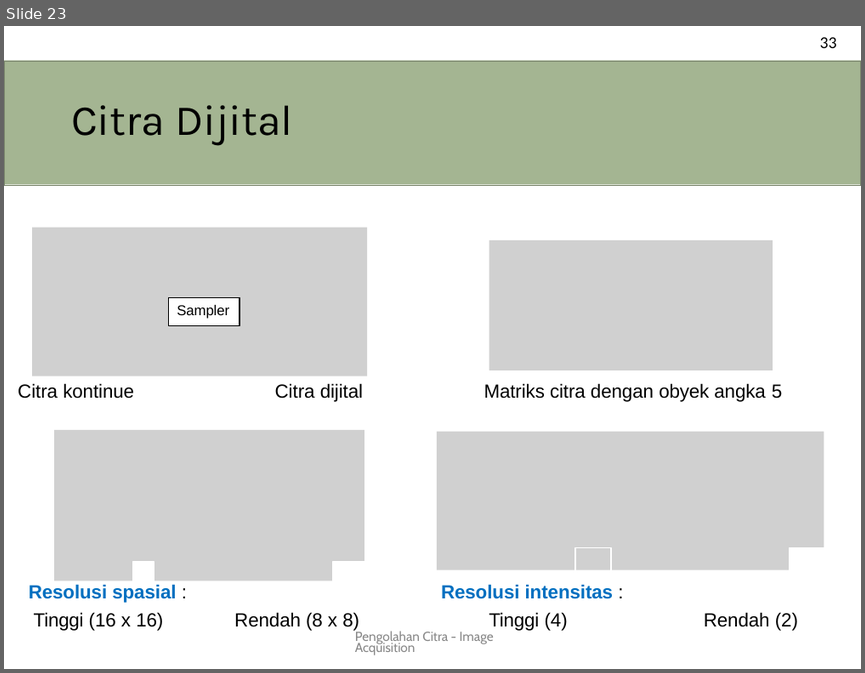
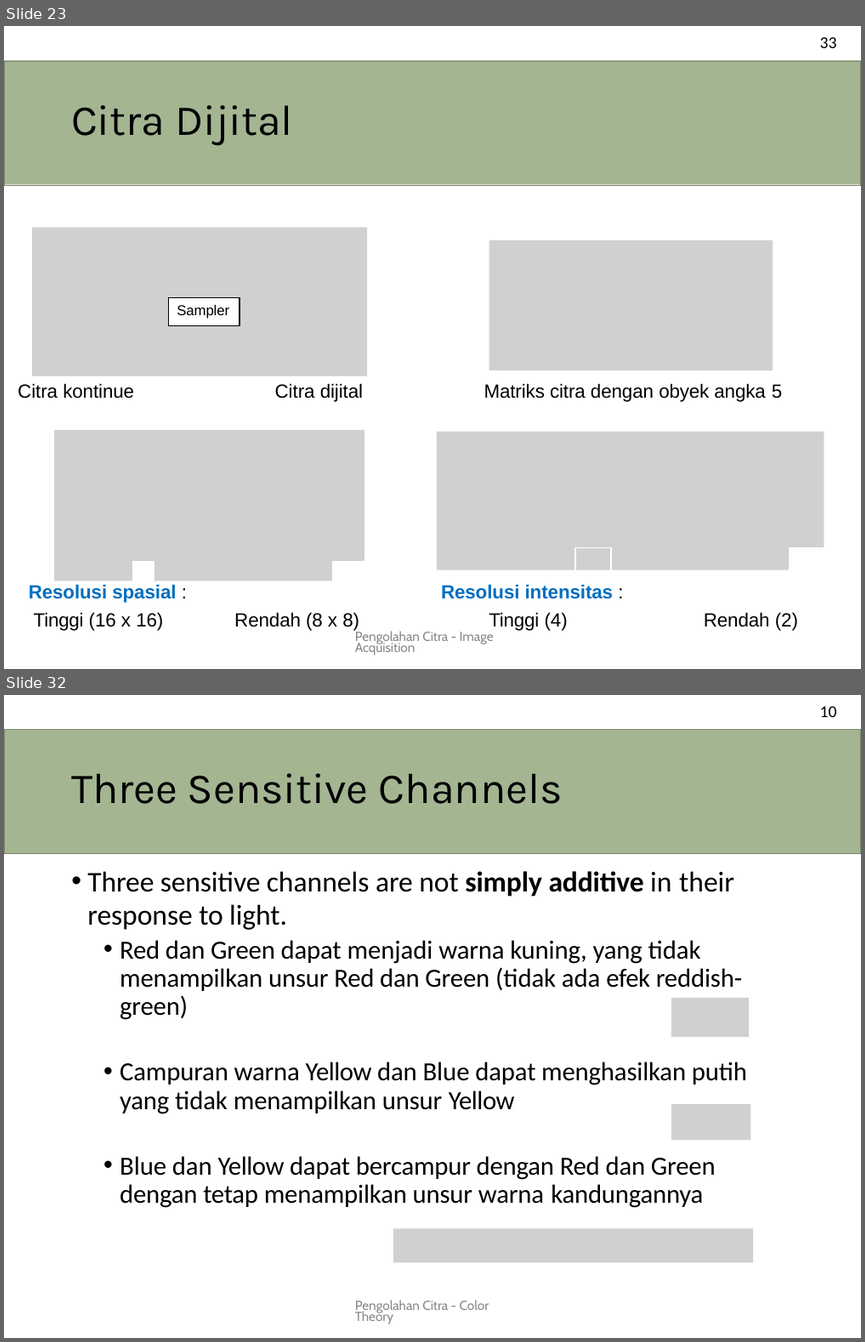
Before and after one commit to novalassalam/comvis, a slide deck: pencit.pptx. Shown one above the other, each under a label of ours: slide 23 before the commit, slides 23 and 32 after it; the slides between them are not shown. The pictures are 865x673 and 865x1342 pixels, drawn with LibreOffice and Linux fonts; fonts in the diff are those of the drawing; grey boxes stand for pictures. Boxes give left, top, right and bottom in pixels: in the first picture for what was removed or moved away, otherwise in the second. Text is boxed around its words. In the diff, an @@ line names an element or a change of style, - is before the commit and + after.

```diff
--- a/pencit.pptx
+++ b/pencit.pptx
@@ slide 32 added at (x1=4, y1=695, x2=861, y2=1338), background #FFFFFF @@
@@ text added at (x1=820, y1=706, x2=837, y2=717), 14 pt, text #000000 @@
+10
@@ title added at (x1=4, y1=729, x2=861, y2=853), fill #A4B592, outline #78846A 0.96 pt, 36 pt, text #000000 @@
+Three Sensitive Channels
@@ text added at (x1=87, y1=871, x2=747, y2=1208), 22 pt, text #000000 @@
+• Three sensitive channels are not simply additive in their
+response to light.
+  • Red dan Green dapat menjadi warna kuning, yang tidak menampilkan unsur Red dan Green (tidak ada efek reddish- green)
+  • Campuran warna Yellow dan Blue dapat menghasilkan putih yang tidak menampilkan unsur Yellow
+  • Blue dan Yellow dapat bercampur dengan Red dan Green dengan tetap menampilkan unsur warna kandungannya
@@ picture added at (x1=671, y1=998, x2=749, y2=1037) @@
@@ picture added at (x1=671, y1=1104, x2=751, y2=1140) @@
@@ picture added at (x1=393, y1=1228, x2=753, y2=1262) @@
@@ text added at (x1=355, y1=1299, x2=488, y2=1324), 11 pt, text #888888 @@
+Pengolahan Citra - Color Theory
```
Also in this commit, not shown: 29 other slides added.
